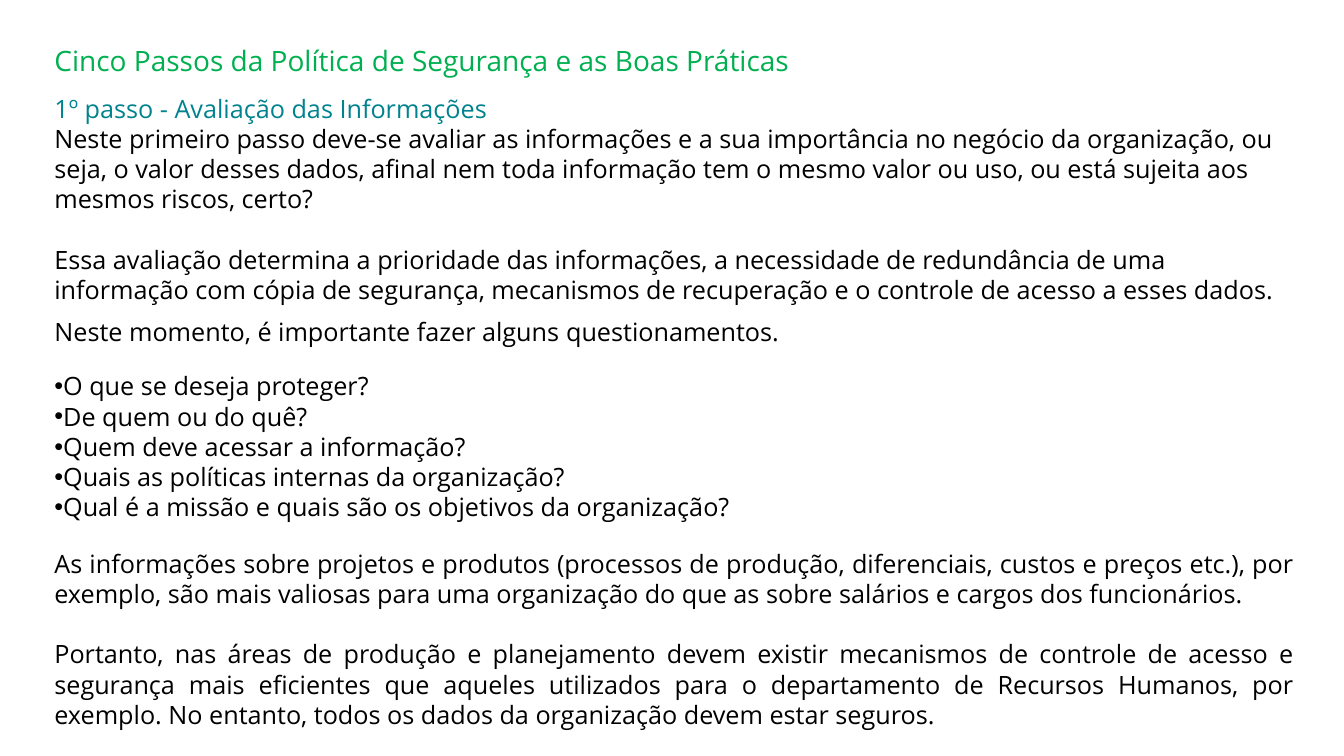
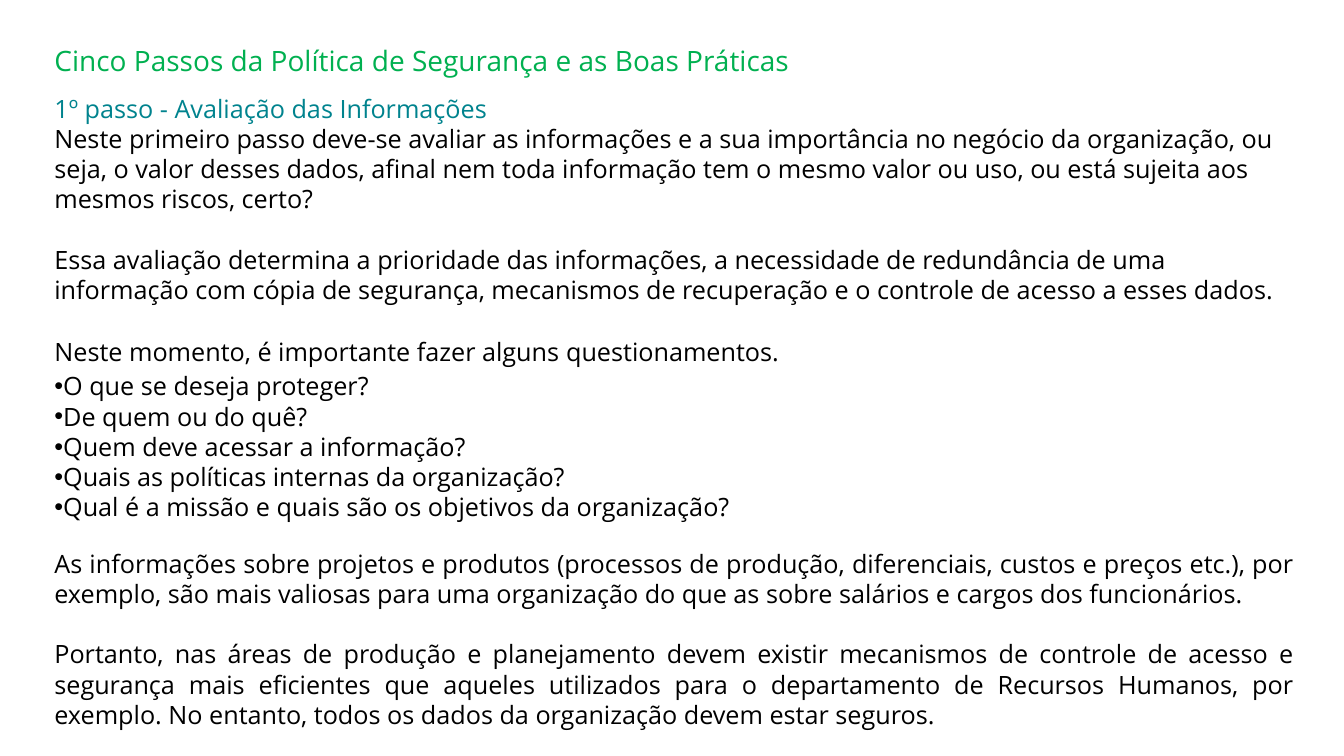
Before and after one commit to jharbes/SEGURANCA-DA-INFORMACAO, a slide deck: slide 7 of Aula_6.pptx. Drawn at 1344x756 pixels with LibreOffice and Linux fonts; fonts in the diff are those of the drawing. Boxes give left, top, right and bottom in pixels: in the first picture for what was removed or moved away, otherwise in the second. Text is boxed around its words. In the diff, an @@ line names an element or a change of style, - is before the commit and + after.

```diff
--- a/Aula_6.pptx
+++ b/Aula_6.pptx
@@ text "Neste momento, é importante fazer ...": place and size @@
-text "Neste momento, é importante fazer ..." at (54,321,779,347)
+text "Neste momento, é importante fazer ..." at (54,341,779,367)
```
